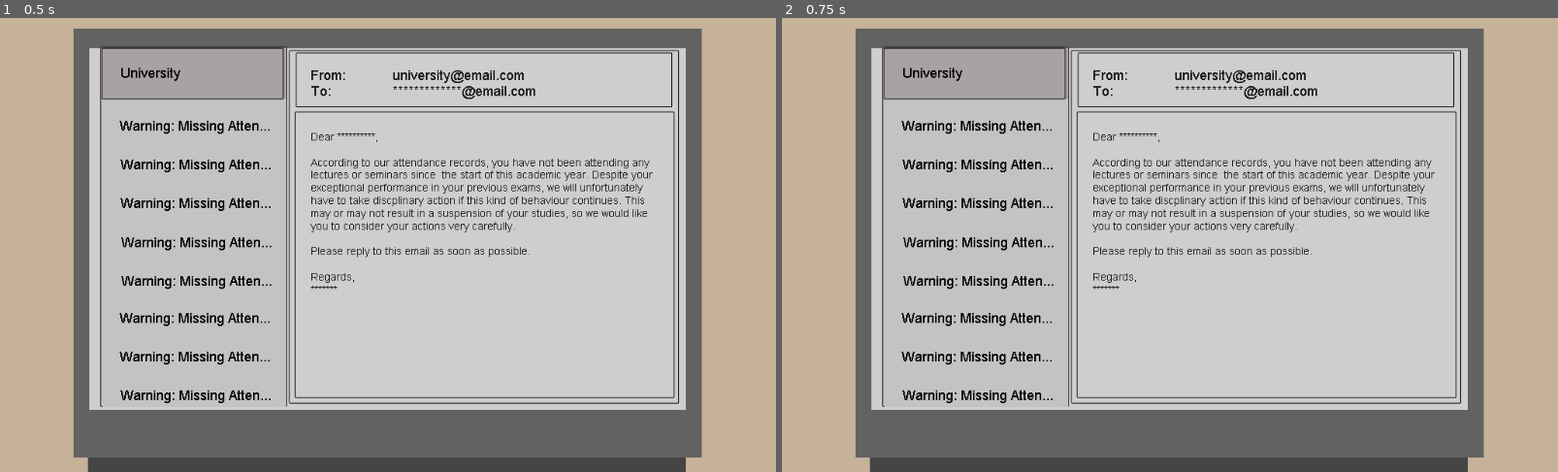
Above: before the commit, frames 1-2 (left to right).
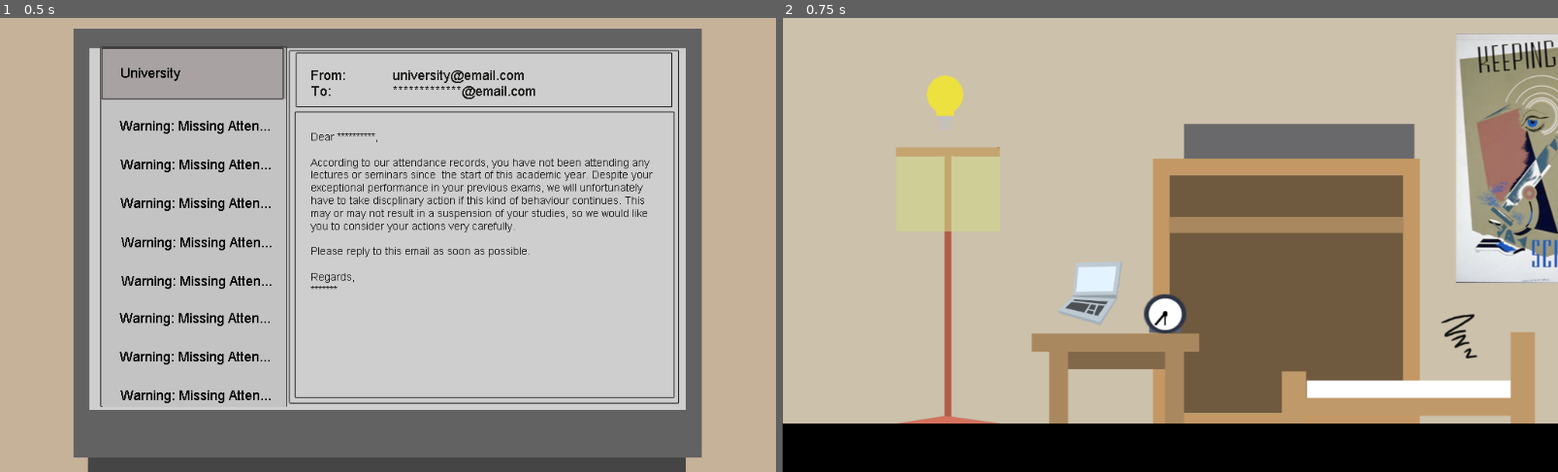
Above: after the commit, the same moments.

Repository: guyvanit/DurJam-TIRED
Game: Godot game, scene res://src/Bedroom/computer_screen.tscn
The game is run twice, just before and just after one commit, with the same random seed, the same clock (stepped at 60 frames per second) and the same inputs. The project has no main scene, so this scene is started directly.
Inputs (mouse positions are in pixels of both pictures, inside the frame that each line leads up to):
- Up to frame 1 (0.5 s): no input
- Up to frame 2 (0.75 s): tap Enter at 0.5 s; move the mouse to (1340, 222) at 0.52 s; click (1340, 222) at 0.67 s

Frame 1 is identical in both runs. In frame 2, 75% of the frame differs, in the area x 0-100%, y 0-100%.

Commit message:
change scene when click computer

Diff:
--- a/src/Bedroom/button_comp.gd
+++ b/src/Bedroom/button_comp.gd
@@ -2,3 +2,4 @@
 
 func on_click():
 	print("Computer Button")
+	get_tree().change_scene("res://src/Bedroom/computer_screen.tscn")
--- /dev/null
+++ b/src/Bedroom/computer_screen.gd
@@ -0,0 +1,5 @@
+extends ClickButton
+
+func on_click():
+	print("Computer Screen!")
+	get_tree().change_scene("res://src/Bedroom/Bedroom.tscn")
--- a/src/Bedroom/computer_screen.tscn
+++ b/src/Bedroom/computer_screen.tscn
@@ -1,9 +1,18 @@
-[gd_scene load_steps=2 format=2]
+[gd_scene load_steps=4 format=2]
 
 [ext_resource path="res://assets/computer_screen.png" type="Texture" id=1]
+[ext_resource path="res://src/Bedroom/computer_screen.gd" type="Script" id=2]
 
-[node name="Node2D" type="Node2D"]
+[sub_resource type="RectangleShape2D" id=1]
+extents = Vector2( 512, 300 )
+
+[node name="Computer" type="Area2D"]
+script = ExtResource( 2 )
 
 [node name="computer_screen" type="Sprite" parent="."]
 position = Vector2( 512, 300 )
 texture = ExtResource( 1 )
+
+[node name="CollisionShape2D" type="CollisionShape2D" parent="."]
+position = Vector2( 512, 300 )
+shape = SubResource( 1 )
